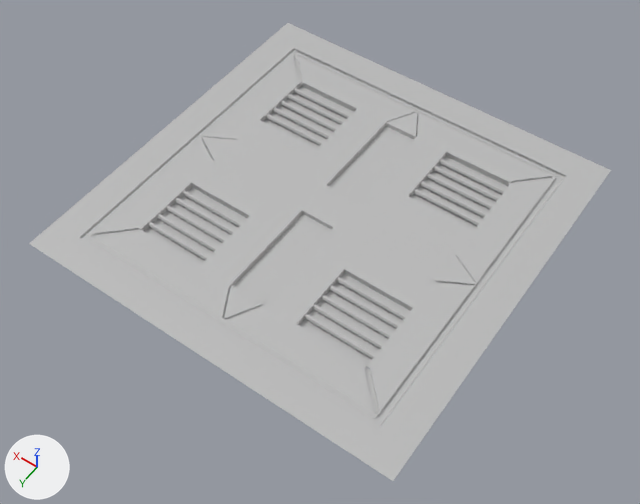
An edit to the FBX model Assets/Props/piso2.fbx, drawn before and after from the same camera.
Before and after are seen from a 50 mm camera at (-0.2494, 0.0805, 0.1141) aimed at (-0.196, 0.0057, -0.0034). Lighting does not change. The marker at lower left points along +X, +Y and +Z. Where no turn or scale is listed for an object, it has been applied to the vertices. Vertices at the same position are counted once.

The older version as bpy lines, for what is in view:
```python
me_mesh = bpy.data.meshes.new('Mesh')
me_mesh.from_pydata(...)  # 699 vertices, 743 faces; spans x -0.0349..0.0349, y -0.0349..0.0349, z -0.0005..0.0005
me_mesh.materials.append(mat_lambert1)  # grey #bcbcbc
ob_polysurface6 = bpy.data.objects.new('polySurface6', me_mesh)
ob_polysurface6.location = (-0.1939, 0.0, 0.0011)
```
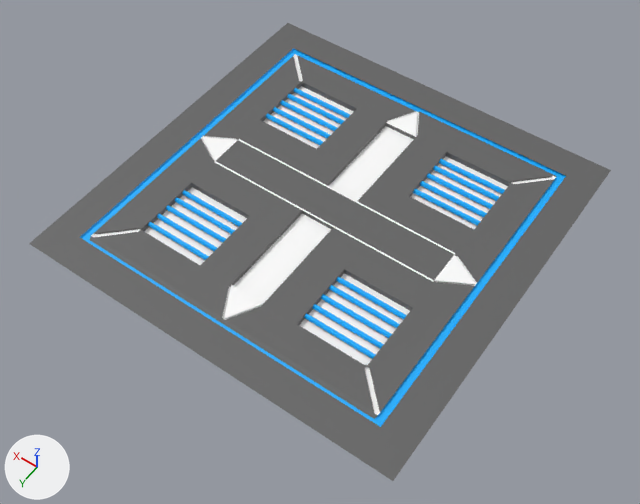
Where the change shows, as pixel boxes [x1, y1, x2, y2] in the pictures (640 x 504 px):
part 1 of me_mesh, recoloured (grey to blue)
    both: [80, 48, 566, 427]
part 2 of me_mesh, recoloured (grey to white)
    both: [91, 54, 556, 415]
part 3 of me_mesh, recoloured
    both: [29, 23, 611, 481]

What the commit changed:
Material 'maquina' (mat_maquina) is new.
Its base color is (1.0, 1.0, 1.0) (white #ffffff).
Its roughness is 0.553.
Material 'piso' (mat_piso) is new.
Its base color is (0.125, 0.125, 0.125) (dark grey #636363).
Its roughness is 0.553.
Material 'caucho' (mat_caucho) is new.
Its base color is (0.0, 0.423, 1.0) (blue #00aeff).
Its roughness is 0.553.
me_mesh has 699 vertices, 743 faces and spans x -0.0349..0.0349, y -0.0349..0.0349, z -0.0005..0.0005.
me_mesh is used by ob_polysurface6; location (-0.1939, 0.0, 0.0011).
me_mesh part 1: 445 of the faces centred in x -0.0291..0.0291, y -0.0295..0.0295, z -0.0004..0.0004 switch from mat_lambert1 (grey #bcbcbc) to mat_caucho (blue #00aeff).
me_mesh part 2: 76 of the faces centred in x -0.0277..0.0277, y -0.0277..0.0277, z -0.0005..0.0005 switch from mat_lambert1 (grey #bcbcbc) to mat_maquina (white #ffffff).
me_mesh part 3: 222 of the faces centred in x -0.032..0.032, y -0.032..0.032, z 0.0..0.0005 switch from mat_lambert1 (grey #bcbcbc) to mat_piso (dark grey #636363).
